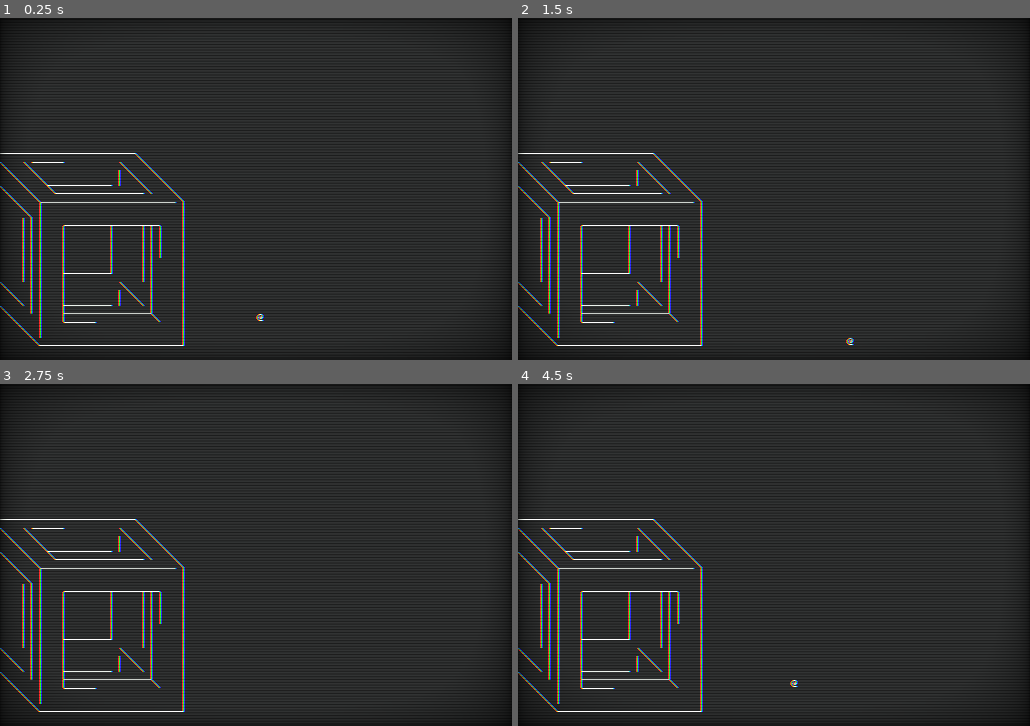
Above: before the commit, frames 1-4 (two rows, left to right).
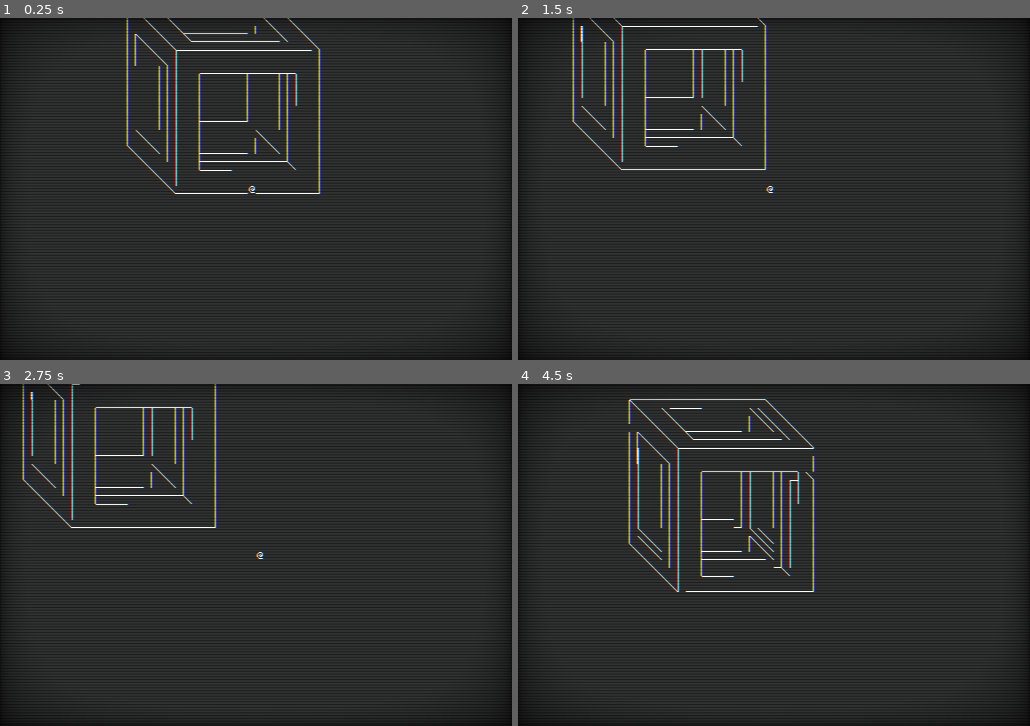
Above: after the commit, the same moments.

Repository: microaeris/ggj-2021
Game: Godot game, scene res://scenes/main.tscn
Two runs of this game, one before a commit and one after it. Both use one fixed random seed, a clock stepped at 60 frames per second and the inputs below. The project has no main scene, so this scene is started directly.
Inputs:
- Up to frame 1 (0.25 s): no input
- Up to frame 2 (1.5 s): tap Enter (ui_accept) at 0.5 s; hold Right (ui_right) 0.53-1.28 s; hold J (grab) 0.53-1.28 s; tap Space (jump) at 0.77 s; hold Down (ui_down) from 1.28 s (still down); tap J (grab) at 1.35 s
- Up to frame 3 (2.75 s): tap Space (jump) at 1.52 s; release Down (ui_down) at 2.03 s; hold Right (ui_right) from 2.03 s (still down); hold J (grab) from 2.03 s (still down)
- Up to frame 4 (4.5 s): release Right (ui_right) at 2.78 s; release J (grab) at 2.78 s; hold Up (ui_up) 2.78-3.53 s; tap J (grab) at 2.85, 4.35 s; tap Space (jump) at 3.02, 3.77 s; hold J (grab) 3.53-4.28 s; hold Left (ui_left) from 3.53 s (still down)

The runs differ from the first frame. In frame 1, 4.7% of the frame differs, in the area x 0-63%, y 0-96%; in frame 2, 4.7%; in frame 3, 4.5%; in frame 4, 5.4%, in the area x 0-59%, y 4-96%.

Commit message:
position locking camera

Diff:
--- a/components/ascii_renderer.tscn
+++ b/components/ascii_renderer.tscn
@@ -89,5 +89,4 @@
 __meta__ = {
 "_edit_use_anchors_": false
 }
-[connection signal="new_map_loaded" from="Map" to="CharMap" method="_on_Map_new_map_loaded"]
 [connection signal="new_map_loaded" from="Map" to="." method="_on_Map_new_map_loaded"]
--- a/scripts/camera.gd
+++ b/scripts/camera.gd
@@ -1,11 +1,40 @@
 extends Control
+
+## Notes
+
+#                            window_margin_top
+#
+#                    +----------------+-----------------+
+#                    |                |                 |
+#                    |                |                 |
+#                    |     +----------+-----------+     |
+#                    |     |                      |     |
+#                    |     |       CAMERA         |     |
+# window_margin_left +-----+       WINDOW         +-----+ window_margin_right
+#                    |     |                      |     |
+#                    |     |                      |     |
+#                    |     +----------+-----------+     |
+#                    |                |                 |
+#                    |                |                 |
+#                    +----------------+-----------------+
+#
+#                              window_margin_bottom
+
+## Constants
+
+# FIXME - make these a function of screen size... Refactor window size to live in GameState.
+# Units: screen space
+var window_margin_left: int = 20
+var window_margin_right: int = 20
+var window_margin_top: int = 20
+var window_margin_bottom: int = 20
 
 ## Locals
 
 # The voxel that is in the center of the screen
 var _camera_center_voxel_map_coords: Vector3 = Vector3(0,0,0)
 onready var map_node = $"../Map"
-
+onready var player_node = $"../../Player"
 
 ## Builtin Callbacks
 
@@ -21,3 +50,12 @@
 
 func get_camera_center() -> Vector3:
 	return _camera_center_voxel_map_coords
+
+
+func update_camera_position() -> void:
+	"""
+	Update the camera's position based on the player's current position.
+	If the player's screen coords are outside the camera window, then
+	shift the camera as appropriate.
+	"""
+	set_camera_center(player_node.get_pos_in_voxel_coords())
--- a/scripts/main.gd
+++ b/scripts/main.gd
@@ -16,10 +16,10 @@
 	$Renderer/Map.load_map(map_name)
 	$Renderer.clear_screen_buffer()
 	# $Renderer.set_camera_center($Renderer/Map.get_center_pos() + Vector3(0, 5, 0))
-	var player_pos: Vector3 = $Renderer/Map.get_center_pos()
-	player_pos.x *= 1.2
-	player_pos.z = 0
-	assert($Player.set_pos($Renderer/CharMap.convert_to_char_map_coords(player_pos)))  # TODO(aw) This value works for cutout cube. don't hard code!
+	# var player_pos: Vector3 = $Renderer/Map.get_center_pos()
+	# player_pos.x *= 1.2
+	# player_pos.z = 0
+	# assert($Player.set_pos($Renderer/CharMap.convert_to_char_map_coords(player_pos)))  # TODO(aw) This value works for cutout cube. don't hard code!
 	$Renderer.draw_map()
 	print($Renderer.hash_screen_buffer())
 	$Renderer.update_screen()
--- a/scripts/map.gd
+++ b/scripts/map.gd
@@ -298,17 +298,34 @@
 # Flag location as Vector3
 var flag = null
 
+onready var player_node = $"../../Player"
+onready var char_map_node = $"../CharMap"
+
+## Builtin Callbacks
+
 func _ready():
 	pass
+
+##
 
 func load_map(map_name):
 	if map_name == "TestMap1.map":
 		map = MAP_1_DATA
 		poi = MAP_1_POI
 		flag = MAP_1_FLAG
+		char_map_node._on_Map_new_map_loaded()
+		config_player_pos()
 		emit_signal("new_map_loaded")
 	else:
 		print("Unsupported map")
+
+
+func config_player_pos() -> void:
+	"""
+	Chooses a starting position for the player on the currently loaded map.
+	"""
+	# FIXME - Jordan's map system should pass in a point of interest defining the player's starting position. Don't hard code this position!!
+	assert(player_node.set_pos_voxel_coord(Vector3(5, 10, 0)))
 
 
 func set_map(map_arr):
--- a/scripts/player.gd
+++ b/scripts/player.gd
@@ -30,6 +30,7 @@
 var vertical_acceleration: float = 0.0
 
 onready var char_map_node = $"../Renderer/CharMap"
+onready var camera_node = $"../Renderer/Camera"
 onready var map_node = $"../Renderer/Map"
 onready var renderer_node = $"../Renderer"
 
@@ -113,6 +114,7 @@
 func handle_player_moved(old_pos: Vector3):
 	if old_pos != player_pos:
 		renderer_node.clear_screen_buffer()
+		camera_node.update_camera_position()
 		renderer_node.draw_map()
 		renderer_node.update_screen()
 
@@ -166,11 +168,18 @@
 		total_fall_time = 0.0
 
 
+func set_pos_voxel_coord(pos: Vector3) -> bool:
+	"""
+	Args:
+		pos: coordinates in voxel map space.
+	"""
+	return set_pos(char_map_node.convert_to_char_map_coords(pos))
+
+
 func set_pos(pos: Vector3) -> bool:
 	"""
 	Args:
 		pos: coordinates in char map space.
-
 	"""
 	if $"../Renderer/CharMap".is_valid_pos(pos):
 		assert($"../Renderer/CharMap".set_element(player_pos, GameState.Object_t.OBJECT_NONE))
@@ -180,6 +189,10 @@
 	return false
 
 
+func get_pos_in_voxel_coords() -> Vector3:
+	return char_map_node.convert_to_voxel_map_coords(player_pos)
+
+
 func calc_player_map_collision(new_pos: Vector3) -> Vector3:
 	"""
 	Returns the actual position the player will be after trying to move to new_pos.
--- a/scripts/renderer.gd
+++ b/scripts/renderer.gd
@@ -1106,7 +1106,6 @@
 	"""
 	Draws the entire voxel map and char map to the screen.
 	"""
-
 	# Traverse back to front
 	for y in range($Map.get_map_len_y()):
 		# Traverse bottom to top
@@ -1188,5 +1187,7 @@
 	# Assign voxel type to dither pattern
 	assign_voxel_to_pattern()
 
-	# Choose a default center
-	$Camera.set_camera_center($Map.get_center_pos() + Vector3(0, 5, 0))
+	# Choose a default center - center around character.
+	var pos: Vector3 = $"../Player".get_pos_in_voxel_coords()
+	print(pos)
+	$Camera.set_camera_center(pos)
